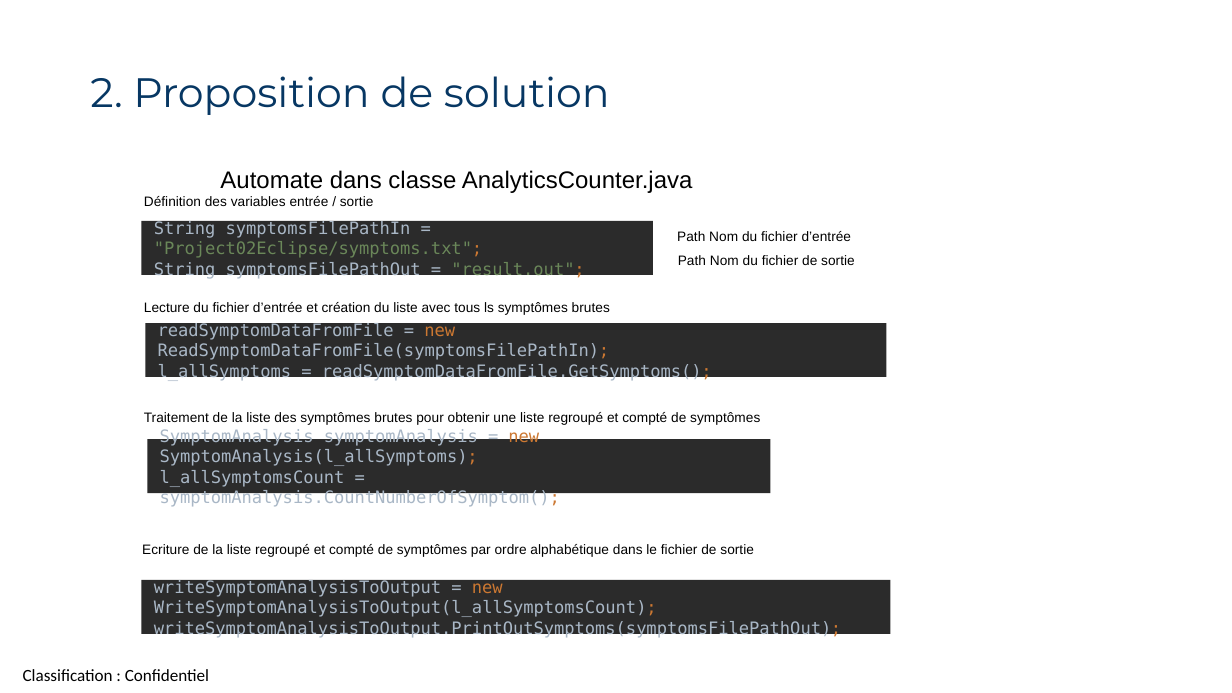
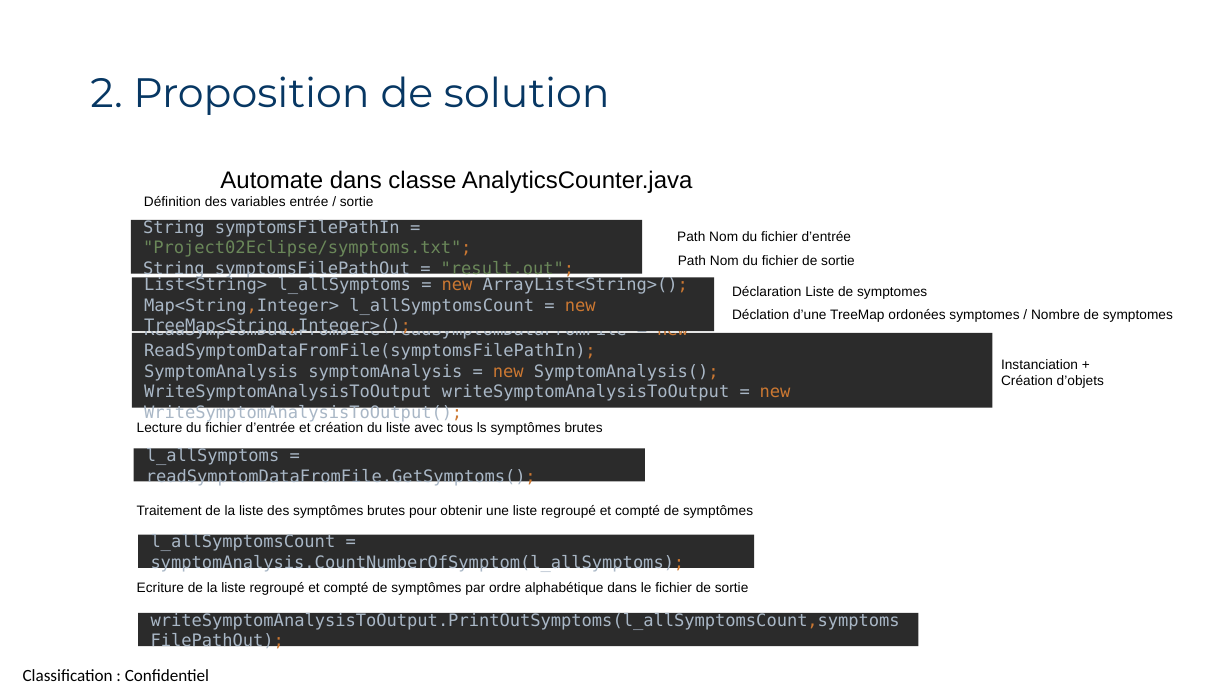
Before and after one commit to USL35/Project_DA_Java_EN_Come_to_the_Rescue_of_a_Java_Application, a slide deck: slide 9 of PresentationProjet2.pptx. Drawn at 1232x693 pixels with LibreOffice and Linux fonts; fonts in the diff are those of the drawing; background and template pictures are left out. Boxes give left, top, right and bottom in pixels: in the first picture for what was removed or moved away, otherwise in the second. Text is boxed around its words. In the diff, an @@ line names an element or a change of style, - is before the commit and + after.

Commit message:
update PPTX

```diff
--- a/PresentationProjet2.pptx
+++ b/PresentationProjet2.pptx
@@ rectangle "String symptomsFilePathIn = "Project02Eclipse/symptoms.txt"; ..." moved from (x1=142, y1=221, x2=653, y2=275) to (x1=131, y1=219, x2=642, y2=274) @@
@@ rectangle added at (x1=132, y1=277, x2=715, y2=331), fill #2B2B2B, 10 pt, text #A9B7C6 @@
+List<String> l_allSymptoms = new ArrayList<String>();
+Map<String,Integer> l_allSymptomsCount = new TreeMap<String,Integer>();
@@ text added at (x1=732, y1=286, x2=927, y2=299), 8 pt, text #000000 @@
+Déclaration Liste de symptomes
@@ text added at (x1=732, y1=309, x2=1173, y2=322), 8 pt, text #000000 @@
+Déclation d’une TreeMap ordonées symptomes / Nombre de symptomes
@@ rectangle added at (x1=132, y1=333, x2=993, y2=408), fill #2B2B2B, 10 pt, text #A9B7C6 @@
+ReadSymptomDataFromFile readSymptomDataFromFile = new ReadSymptomDataFromFile(symptomsFilePathIn);
+SymptomAnalysis symptomAnalysis = new SymptomAnalysis();
+WriteSymptomAnalysisToOutput writeSymptomAnalysisToOutput = new WriteSymptomAnalysisToOutput();
@@ text added at (x1=1001, y1=359, x2=1104, y2=388), 8 pt, text #000000 @@
+Instanciation + Création d’objets
@@ text "Lecture du fichier d’entrée et ..." moved from (x1=144, y1=302, x2=610, y2=315) to (x1=137, y1=421, x2=603, y2=435) @@
@@ rectangle "l_allSymptoms = readSymptomDataFromFile.GetSymptoms();" resized from (x1=145, y1=323, x2=887, y2=377) to (x1=133, y1=448, x2=644, y2=482) @@
@@ text in rectangle at (x1=146, y1=448, x2=536, y2=486): text changed @@
-readSymptomDataFromFile = new ReadSymptomDataFromFile(symptomsFilePathIn);
-l_allSymptoms = readSymptomDataFromFile.GetSymptoms();
+l_allSymptoms = readSymptomDataFromFile.GetSymptoms();
@@ text "Traitement de la liste des ..." moved from (x1=144, y1=412, x2=760, y2=425) to (x1=137, y1=505, x2=753, y2=518) @@
@@ rectangle "l_allSymptomsCount = symptomAnalysis.CountNumberOfSymptom(l_ ..." resized from (x1=148, y1=440, x2=771, y2=494) to (x1=138, y1=535, x2=754, y2=568) @@
@@ text in rectangle at (x1=151, y1=534, x2=685, y2=573): text changed @@
-SymptomAnalysis symptomAnalysis = new SymptomAnalysis(l_allSymptoms);
-l_allSymptomsCount = symptomAnalysis.CountNumberOfSymptom();
+l_allSymptomsCount = symptomAnalysis.CountNumberOfSymptom(l_allSymptoms);
@@ text "Ecriture de la liste regroupé ..." moved from (x1=142, y1=544, x2=754, y2=557) to (x1=137, y1=582, x2=749, y2=595) @@
@@ rectangle "writeSymptomAnalysisToOutput.PrintOutSymptoms(l_allSymptomsC ..." resized from (x1=142, y1=580, x2=891, y2=634) to (x1=138, y1=614, x2=918, y2=647) @@
@@ text in rectangle at (x1=151, y1=612, x2=900, y2=630): text changed @@
-writeSymptomAnalysisToOutput = new WriteSymptomAnalysisToOutput(l_allSymptomsCount);
-writeSymptomAnalysisToOutput.PrintOutSymptoms(symptomsFilePathOut);
+writeSymptomAnalysisToOutput.PrintOutSymptoms(l_allSymptomsCount,symptomsFilePathOut);
```
